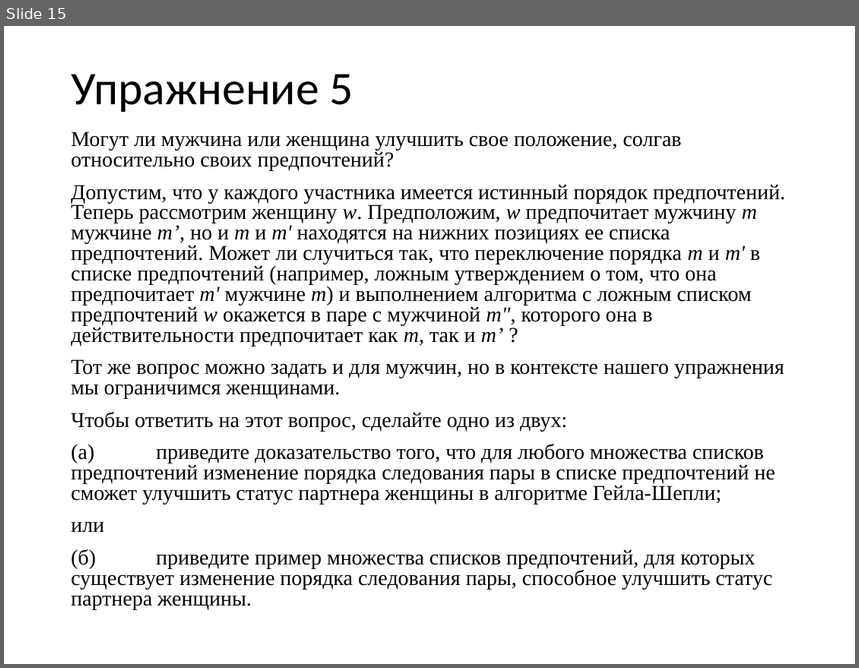
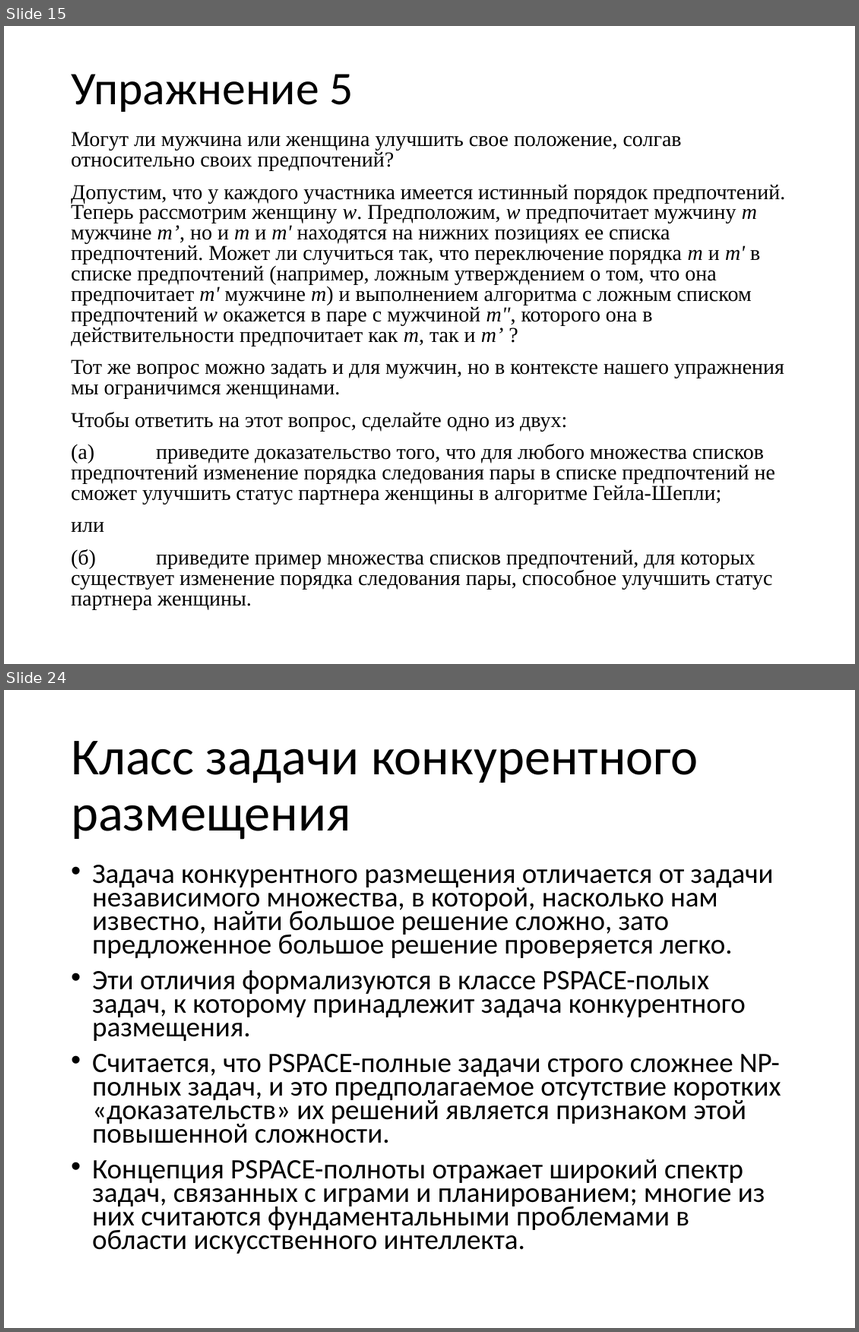
Before and after one commit to sudakov/algo-lab, a slide deck: practice.pptx. Shown one above the other, each under a label of ours: slide 15 before the commit, slides 15 and 24 after it; the slides between them are not shown. The pictures are 859x668 and 859x1332 pixels, drawn with LibreOffice and Linux fonts; fonts in the diff are those of the drawing. Boxes give left, top, right and bottom in pixels: in the first picture for what was removed or moved away, otherwise in the second. Text is boxed around its words. In the diff, an @@ line names an element or a change of style, - is before the commit and + after.

```diff
--- a/practice.pptx
+++ b/practice.pptx
@@ slide 24 added at (4, 690, 855, 1328), background #FFFFFF @@
@@ title added at (71, 741, 699, 840), 44 pt, text #000000 @@
+Класс задачи конкурентного размещения
@@ text added at (92, 865, 781, 1254), 23.8 pt, text #000000 @@
+• Задача конкурентного размещения отличается от задачи независимого множества, в которой, насколько нам известно, найти большое решение сложно, зато предложенное большое решение проверяется легко.
+• Эти отличия формализуются в классе PSPACE-полых задач, к которому принадлежит задача конкурентного размещения.
+• Считается, что PSPACE-полные задачи строго сложнее NP-полных задач, и это предполагаемое отсутствие коротких «доказательств» их решений является признаком этой повышенной сложности.
+• Концепция PSPACE-полноты отражает широкий спектр задач, связанных с играми и планированием; многие из них считаются фундаментальными проблемами в области искусственного интеллекта.
```
Also in this commit, not shown: 1 slide changed, 14 other slides added, 1 other file.
